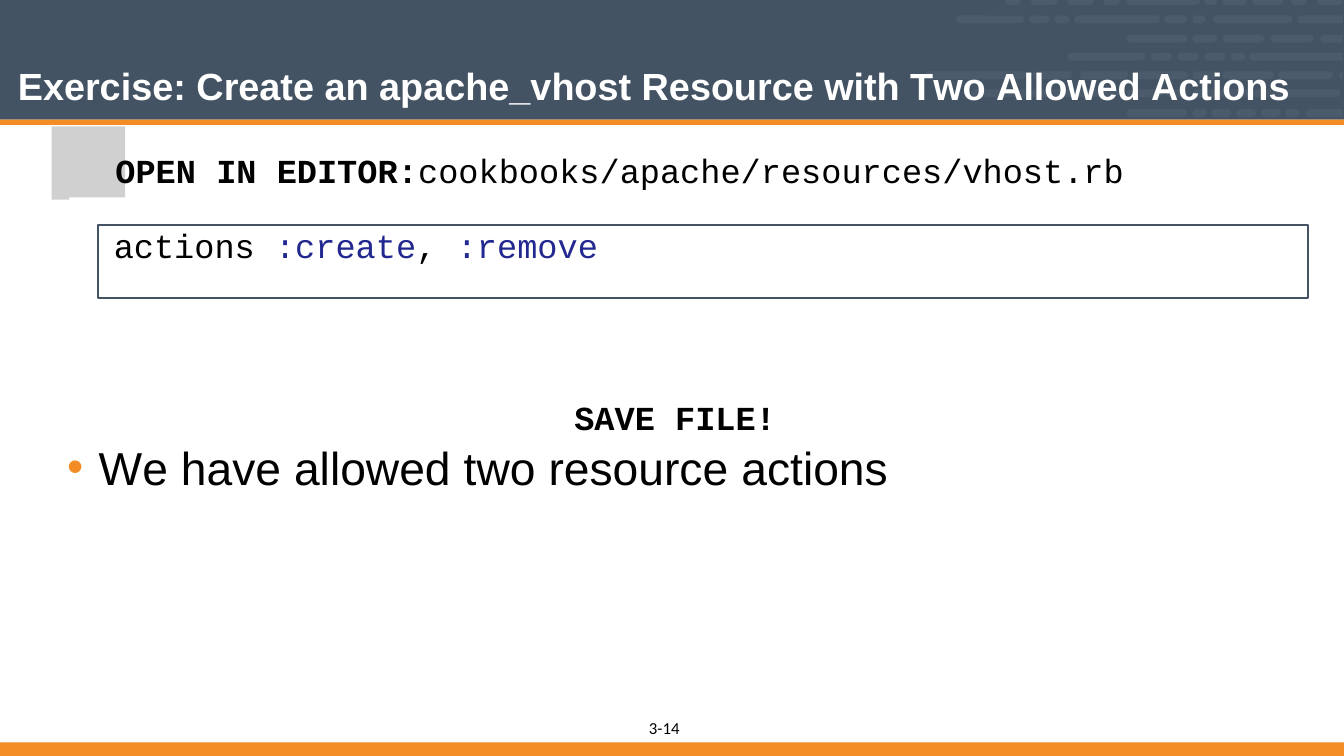
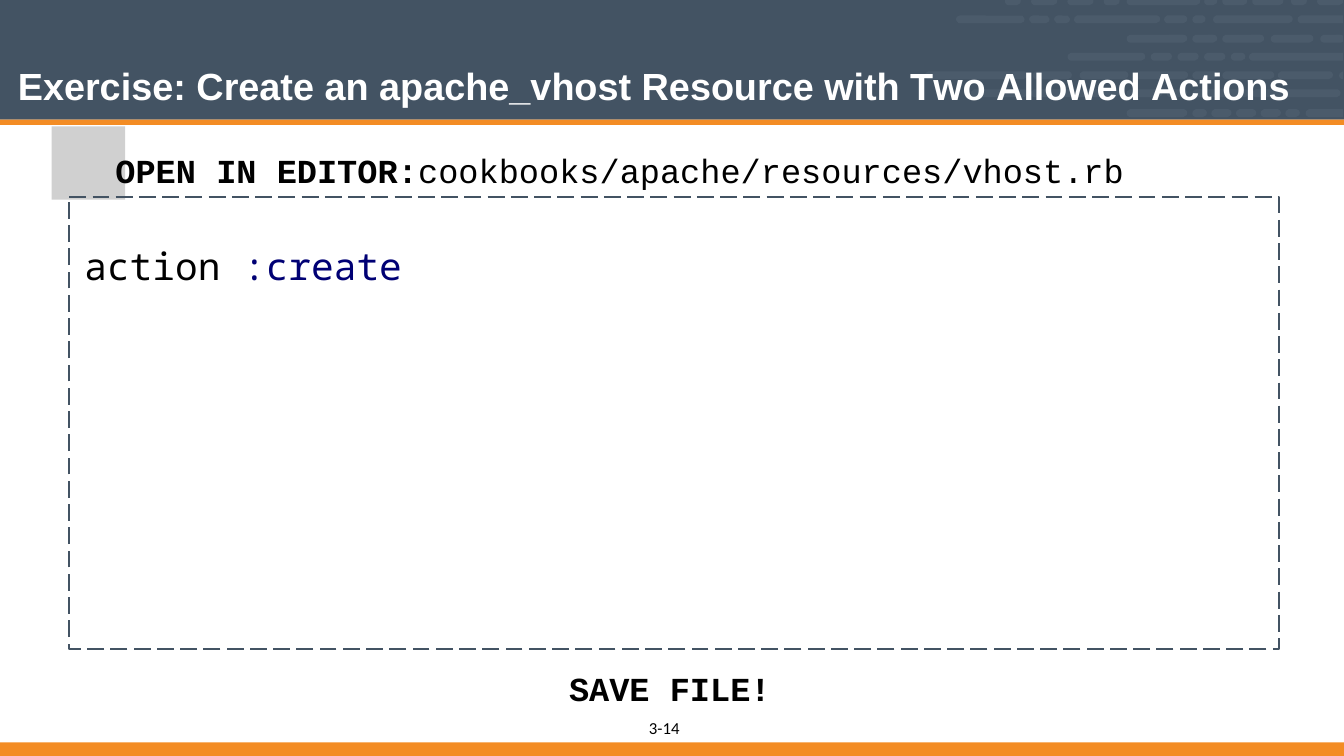
Before and after one commit to vinyar/chef-intermediate, a slide deck: slide 14 of 03-building_custom_resources.pptx. Drawn at 1344x756 pixels with LibreOffice and Linux fonts; fonts in the diff are those of the drawing; grey boxes stand for pictures. Boxes give left, top, right and bottom in pixels: in the first picture for what was removed or moved away, otherwise in the second. Text is boxed around its words. In the diff, an @@ line names an element or a change of style, - is before the commit and + after.

Commit message:
Updated Custom Resources
* Removed more mention of HWRP from the beginning and end of the content
* Removed the parts where the attendees create a set of data_bags to reduce the length of the section. My thought is that this could be done in a new section if that is important conversation to have but it was getting in the way of completing the section and is not absolutely necessary.
* Updated slides to include more explicit slides to remove content
* Updated slides to highlight new code that is added
* Updated the format of many of the text boxes to have indenting instead of spacing to indent the text boxes.
* Moved :remove action to being added later after the create is complete
* Changed summary questions to ask more about LWRP and not about HWRP and other confusing questions about what language the LWRP are written in.

```diff
--- a/03-building_custom_resources.pptx
+++ b/03-building_custom_resources.pptx
@@ freeform shape removed at (x1=70, y1=197, x2=1279, y2=271) @@
@@ freeform shape added at (x1=70, y1=197, x2=1279, y2=649), outline #435363 2 pt dashed, 36 pt, text #000074 @@
+action :create
@@ rectangle removed at (x1=98, y1=225, x2=1308, y2=299) @@
-actions :create, :remove
@@ text removed at (x1=99, y1=407, x2=887, y2=486) @@
-SAVE FILE!
-• We have allowed two resource actions
@@ text added at (x1=569, y1=678, x2=771, y2=702), 32 pt, text #000000, bold @@
+SAVE FILE!
```
Also in this commit, not shown: 12 other slides changed, 2 slides added, 8 slides removed.
